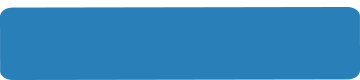
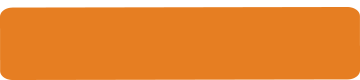
Layered file, before and after one edit (360 x 80). Changes by layer:
painted on "Rounded Rectangle 1" (1st of 2, in "Header" › "Clicked") over bbox(0, 7, 360, 80)
